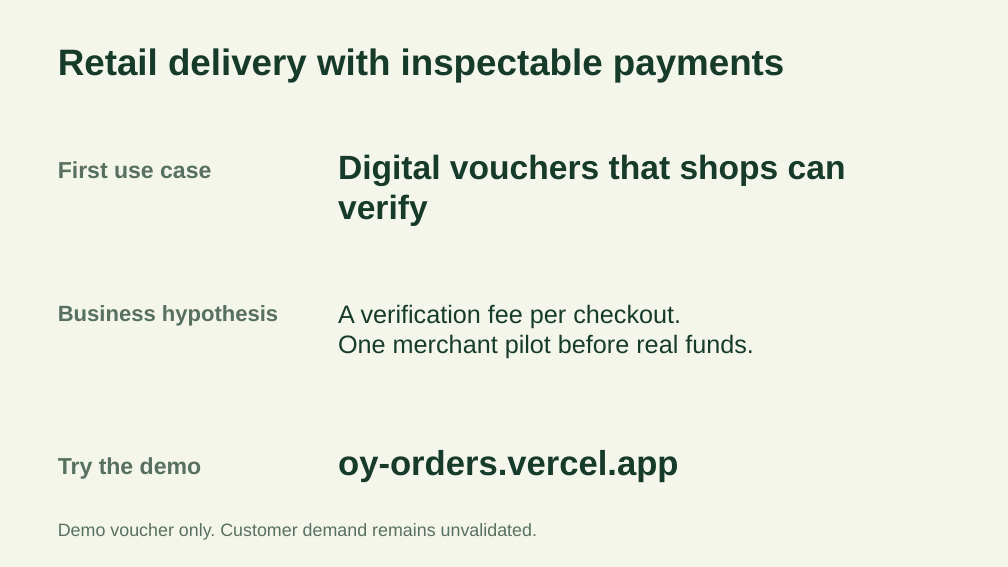
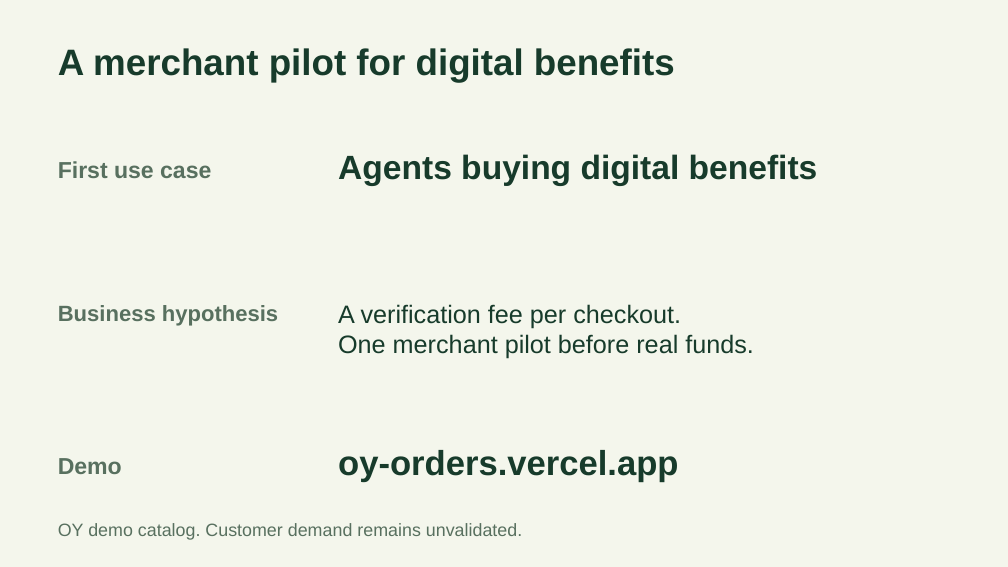
Before and after one commit to OYLabsAI/oy-orders, a slide deck: slide 6 of output/OY-Orders-pitch.ppt. Drawn at 1008x567 pixels with LibreOffice and Linux fonts; fonts in the diff are those of the drawing. Boxes give left, top, right and bottom in pixels: in the first picture for what was removed or moved away, otherwise in the second. Text is boxed around its words. In the diff, an @@ line names an element or a change of style, - is before the commit and + after.

```diff
--- a/output/OY-Orders-pitch.ppt
+++ b/output/OY-Orders-pitch.ppt
@@ text at [58,48,675,83]: text changed @@
-Retail delivery with inspectable payments
+A merchant pilot for digital benefits
@@ text at [338,154,818,186]: text changed @@
-Digital vouchers that shops can verify
+Agents buying digital benefits
@@ text at [58,458,122,474]: text changed @@
-Try the demo
+Demo
@@ text at [58,523,522,540]: text changed @@
-Demo voucher only. Customer demand remains unvalidated.
+OY demo catalog. Customer demand remains unvalidated.
```
Also in this commit, not shown: 3 other slides changed, 2 slides added, 2 slides removed, 33 other files.
